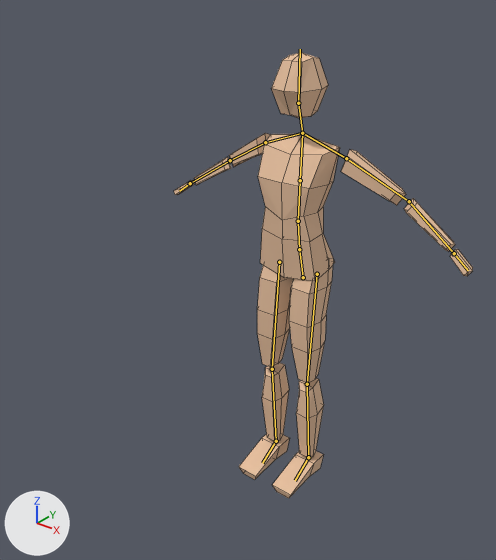
One commit to the Blender file assets/common/human01.blend: the scene before it, then after it.
Both versions are drawn from a 50 mm camera at (1.51, -2.23, 2.32) aimed at (0.06, -0.41, 1.2). Every picture has the same lights, and +X, +Y and +Z are marked at lower left. The bones that bend it are drawn over the model as lines. Mesh edges are drawn as thin lines.
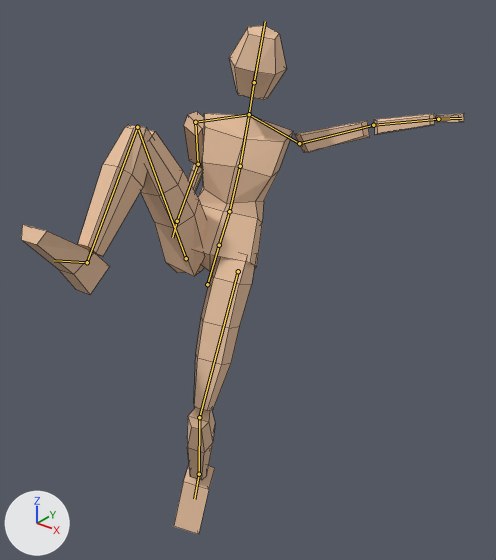
The newer file adds an action. The first version stands in its rest pose; the second is drawn at frame 9 of the action 'attack'.

Location of each change, (x1, y1, x2, y2) in pixels of the pictures (496 x 560 px):
'Plane', posed (48% wider, 14% taller): before (174, 52, 473, 498); after (21, 25, 464, 534)
bone 'spine', root to tip: before (303, 277) to (299, 249); after (207, 284) to (219, 245)
bone 'spine.001', root to tip: before (299, 249) to (298, 221); after (219, 245) to (229, 211)
bone 'spine.002', root to tip: before (298, 221) to (300, 180); after (229, 211) to (240, 166)
bone 'spine.003', root to tip: before (300, 180) to (302, 133); after (240, 166) to (249, 114)
bone 'upper_arm.L', root to tip: before (346, 158) to (409, 201); after (299, 143) to (373, 125)
bone 'forearm.L', root to tip: before (409, 201) to (454, 253); after (373, 125) to (438, 119)
bone 'shoulder.R', root to tip: before (302, 133) to (265, 142); after (249, 114) to (195, 122)
bone 'upper_arm.R', root to tip: before (265, 142) to (230, 160); after (195, 122) to (198, 164)
bone 'forearm.R', root to tip: before (230, 160) to (190, 183); after (198, 164) to (177, 221)
bone 'thigh.L', root to tip: before (317, 274) to (307, 384); after (238, 271) to (199, 417)
bone 'shin.L', root to tip: before (307, 384) to (308, 457); after (199, 417) to (199, 474)
bone 'foot.L', root to tip: before (308, 457) to (295, 480); after (199, 474) to (194, 499)
bone 'thigh.R', root to tip: before (279, 262) to (272, 369); after (186, 258) to (137, 127)
bone 'shin.R', root to tip: before (272, 369) to (276, 441); after (137, 127) to (87, 262)
bone 'foot.R', root to tip: before (276, 441) to (262, 463); after (87, 262) to (54, 260)

Diff of the bpy script that builds the scene:
```diff
--- a/assets/common/human01.blend.py
+++ b/assets/common/human01.blend.py
@@ bone_spine @@
 bone_spine = bpy.data.objects['metarig'].pose.bones['spine']
-bone_spine.location = (0.0, 0.0, 0.0)
-bone_spine.rotation_quaternion = (1.0, 0.0, 0.0, 0.0)  # degrees (0, 0, 0)
+bone_spine.location = (0.0, 0.354, 0.552)
+bone_spine.rotation_quaternion = (0.862, -0.428, 0.228, -0.035)  # degrees (-56, 22, -16)
@@ bone_spine_001 @@
 bone_spine_001 = bpy.data.objects['metarig'].pose.bones['spine.001']  # child of 'spine'
-bone_spine_001.rotation_quaternion = (1.0, 0.0, 0.0, 0.0)  # degrees (0, 0, 0)
+bone_spine_001.rotation_quaternion = (1.0, 0.001, 0.005, -0.006)  # degrees (0, 1, -1)
@@ bone_spine_002 @@
 bone_spine_002 = bpy.data.objects['metarig'].pose.bones['spine.002']  # child of 'spine.001'
-bone_spine_002.rotation_quaternion = (1.0, 0.0, 0.0, 0.0)  # degrees (0, 0, 0)
+bone_spine_002.rotation_quaternion = (0.937, 0.34, 0.005, -0.003)  # degrees (40, 1, 0)
@@ bone_spine_003 @@
 bone_spine_003 = bpy.data.objects['metarig'].pose.bones['spine.003']  # child of 'spine.002'
-bone_spine_003.rotation_quaternion = (1.0, 0.0, 0.0, 0.0)  # degrees (0, 0, 0)
+bone_spine_003.rotation_quaternion = (0.99, 0.118, 0.066, 0.009)  # degrees (14, 7, 2)
@@ bone_upper_arm_l @@
 bone_upper_arm_l = bpy.data.objects['metarig'].pose.bones['upper_arm.L']  # child of 'shoulder.L'
-bone_upper_arm_l.rotation_quaternion = (1.0, 0.0, 0.0, 0.0)  # degrees (0, 0, 0)
+bone_upper_arm_l.rotation_quaternion = (0.862, -0.021, -0.23, 0.38)  # degrees (-14, -24, 51)
@@ bone_forearm_l @@
 bone_forearm_l = bpy.data.objects['metarig'].pose.bones['forearm.L']  # child of 'upper_arm.L'
-bone_forearm_l.rotation_quaternion = (1.0, 0.0, 0.0, 0.0)  # degrees (0, 0, 0)
+bone_forearm_l.rotation_quaternion = (0.948, 0.307, 0.0, 0.0)  # degrees (36, 0, 0)
@@ bone_shoulder_r @@
 bone_shoulder_r = bpy.data.objects['metarig'].pose.bones['shoulder.R']  # child of 'spine.003'
 bone_shoulder_r.rotation_mode = 'YXZ'
-bone_shoulder_r.rotation_euler = (0.0, 0.0, 0.0)  # degrees (0, 0, 0)
+bone_shoulder_r.rotation_euler = (-0.0349, 0.0, -0.122)  # degrees (-2, 0, -7)
@@ bone_upper_arm_r @@
 bone_upper_arm_r = bpy.data.objects['metarig'].pose.bones['upper_arm.R']  # child of 'shoulder.R'
-bone_upper_arm_r.rotation_quaternion = (1.0, 0.0, 0.0, 0.0)  # degrees (0, 0, 0)
+bone_upper_arm_r.rotation_quaternion = (0.866, -0.222, -0.09, 0.405)  # degrees (-28, 1, 50)
@@ bone_forearm_r @@
 bone_forearm_r = bpy.data.objects['metarig'].pose.bones['forearm.R']  # child of 'upper_arm.R'
-bone_forearm_r.rotation_quaternion = (1.0, 0.0, 0.0, 0.0)  # degrees (0, 0, 0)
+bone_forearm_r.rotation_quaternion = (0.978, 0.205, 0.032, -0.016)  # degrees (24, 4, -1)
@@ bone_thigh_l @@
 bone_thigh_l = bpy.data.objects['metarig'].pose.bones['thigh.L']  # child of 'spine'
-bone_thigh_l.rotation_quaternion = (1.0, 0.0, 0.0, 0.0)  # degrees (0, 0, 0)
+bone_thigh_l.rotation_quaternion = (0.977, 0.198, 0.002, 0.001)  # degrees (23, 0, 0)
@@ bone_shin_l @@
 bone_shin_l = bpy.data.objects['metarig'].pose.bones['shin.L']  # child of 'thigh.L'
-bone_shin_l.rotation_quaternion = (1.0, 0.0, 0.0, 0.0)  # degrees (0, 0, 0)
+bone_shin_l.rotation_quaternion = (0.922, 0.374, -0.002, 0.0)  # degrees (44, 0, 0)
@@ bone_foot_l @@
 bone_foot_l = bpy.data.objects['metarig'].pose.bones['foot.L']  # child of 'shin.L'
-bone_foot_l.rotation_quaternion = (1.0, 0.0, 0.0, 0.0)  # degrees (0, 0, 0)
+bone_foot_l.rotation_quaternion = (0.944, 0.317, 0.0, 0.0)  # degrees (37, 0, 0)
@@ bone_thigh_r @@
 bone_thigh_r = bpy.data.objects['metarig'].pose.bones['thigh.R']  # child of 'spine'
-bone_thigh_r.rotation_quaternion = (1.0, 0.0, 0.0, 0.0)  # degrees (0, 0, 0)
+bone_thigh_r.rotation_quaternion = (0.595, -0.771, 0.034, 0.223)  # degrees (-102, 23, 13)
@@ bone_shin_r @@
 bone_shin_r = bpy.data.objects['metarig'].pose.bones['shin.R']  # child of 'thigh.R'
-bone_shin_r.rotation_quaternion = (1.0, 0.0, 0.0, 0.0)  # degrees (0, 0, 0)
+bone_shin_r.rotation_quaternion = (0.541, 0.841, -0.001, -0.001)  # degrees (114, 0, 0)
@@ bone_foot_r @@
 bone_foot_r = bpy.data.objects['metarig'].pose.bones['foot.R']  # child of 'shin.R'
-bone_foot_r.rotation_quaternion = (1.0, 0.0, 0.0, 0.0)  # degrees (0, 0, 0)
+bone_foot_r.rotation_quaternion = (0.994, -0.107, 0.0, 0.0)  # degrees (-12, 0, 0)
```
